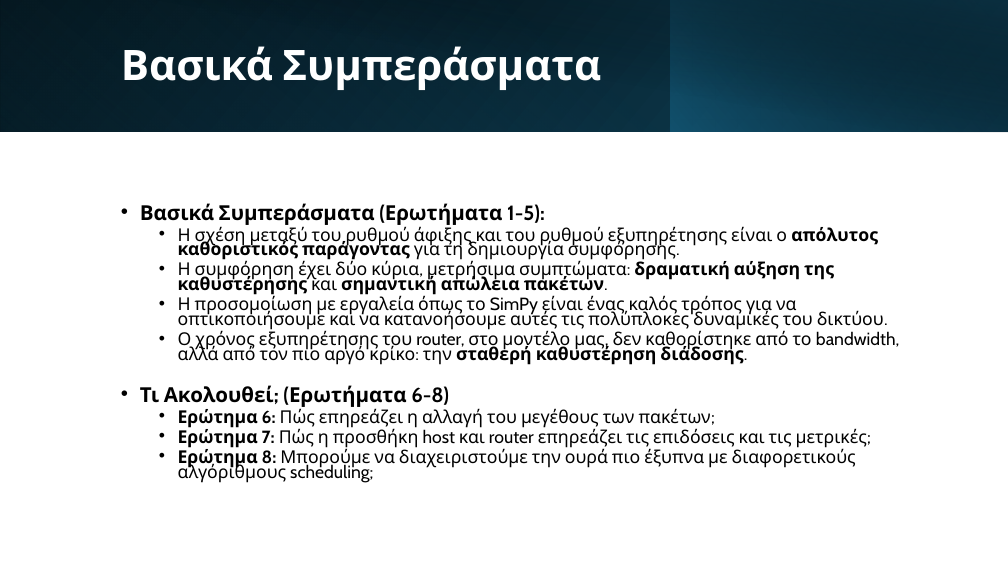
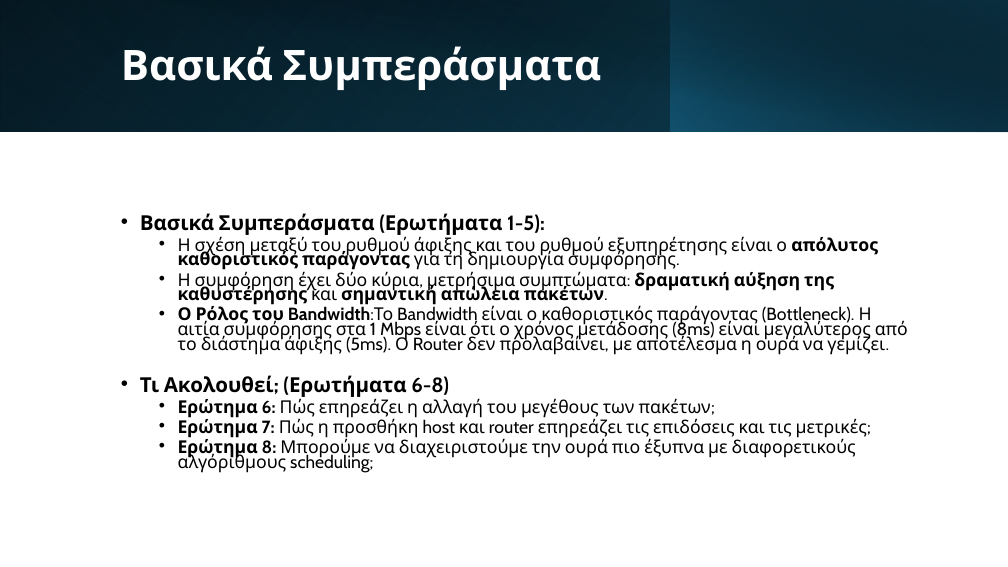
Before and after one commit to AlexandrosChal/Event-driven-network-simulation-in-Python-and-SimPy, a slide deck: slide 14 of Παρουσίαση.pptx (slide 13 before the commit). Drawn at 1008x567 pixels with LibreOffice and Linux fonts; fonts in the diff are those of the drawing. Boxes give left, top, right and bottom in pixels: in the first picture for what was removed or moved away, otherwise in the second. Text is boxed around its words. In the diff, an @@ line names an element or a change of style, - is before the commit and + after.

```diff
--- a/Παρουσίαση.pptx
+++ b/Παρουσίαση.pptx
@@ text at bbox=[178, 304, 908, 355]: text changed @@
-  • Η προσομοίωση με εργαλεία όπως το SimPy είναι ένας καλός τρόπος για να οπτικοποιήσουμε και να κατανοήσουμε αυτές τις πολύπλοκες δυναμικές του δικτύου.
-  • Ο χρόνος εξυπηρέτησης του router, στο μοντέλο μας, δεν καθορίστηκε από το bandwidth, αλλά από τον πιο αργό κρίκο: την σταθερή καθυστέρηση διάδοσης.
+  • Ο Ρόλος του Bandwidth:Το Bandwidth είναι ο καθοριστικός παράγοντας (Bottleneck). Η αιτία συμφόρησης στα 1 Mbps είναι ότι ο χρόνος μετάδοσης (8ms) είναι μεγαλύτερος από το διάστημα άφιξης (5ms). Ο Router δεν προλαβαίνει, με αποτέλεσμα η ουρά να γεμίζει.
```
Also in this commit, not shown: 3 other slides changed, 7 slides added, 6 slides removed, 1 other file.
